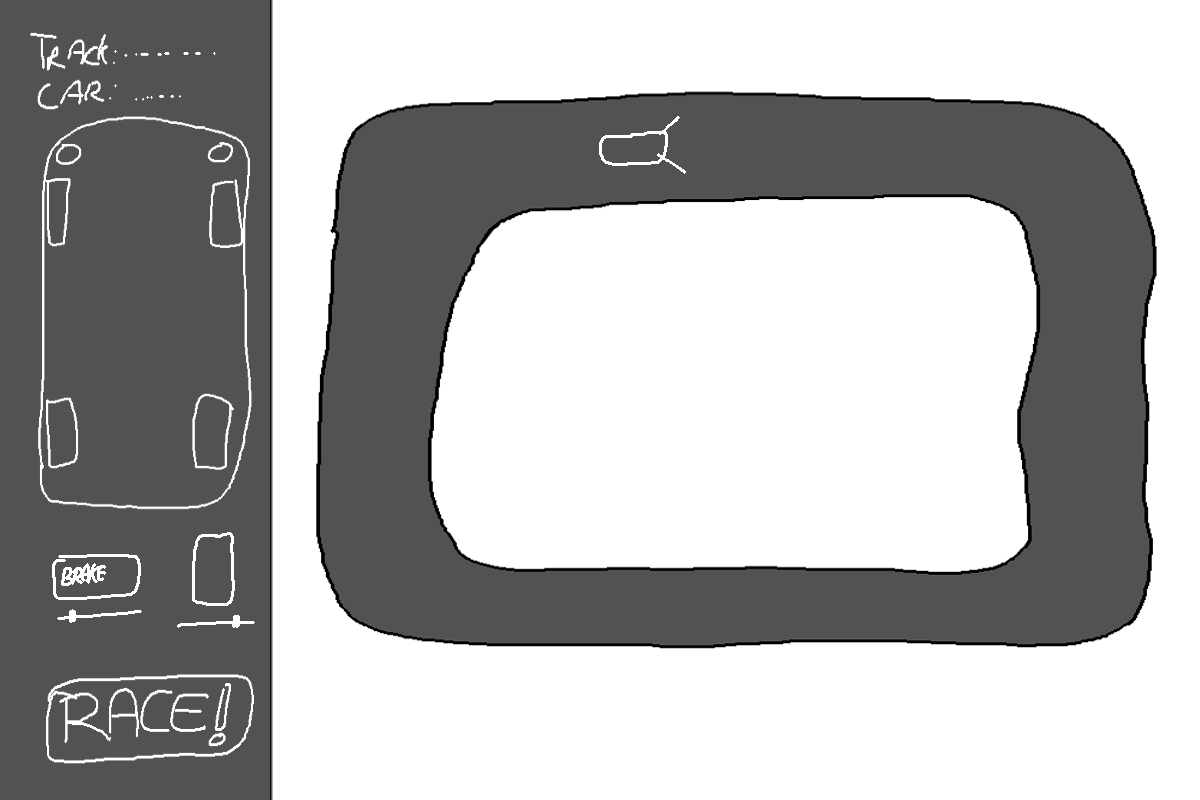
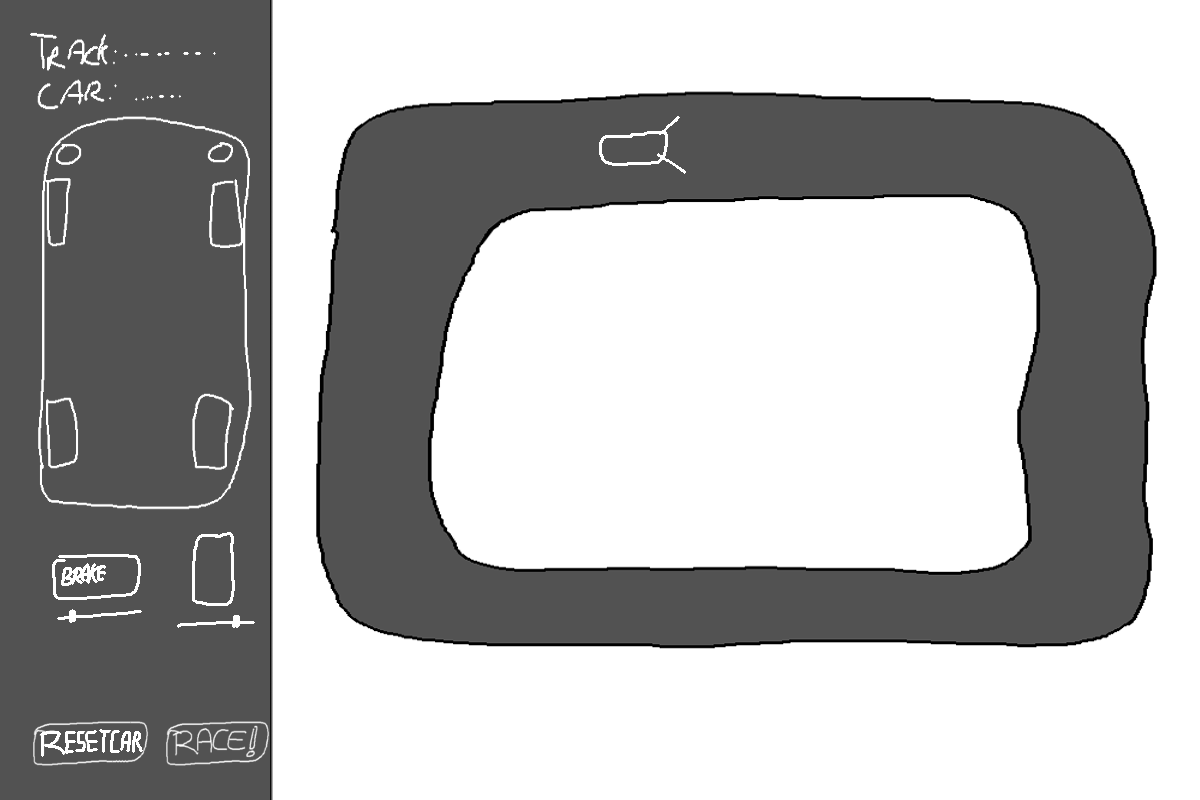
Two versions of the same layered image (1200 x 800). Layer-by-layer changes:
painted on "Car" over [33, 674, 270, 766]
